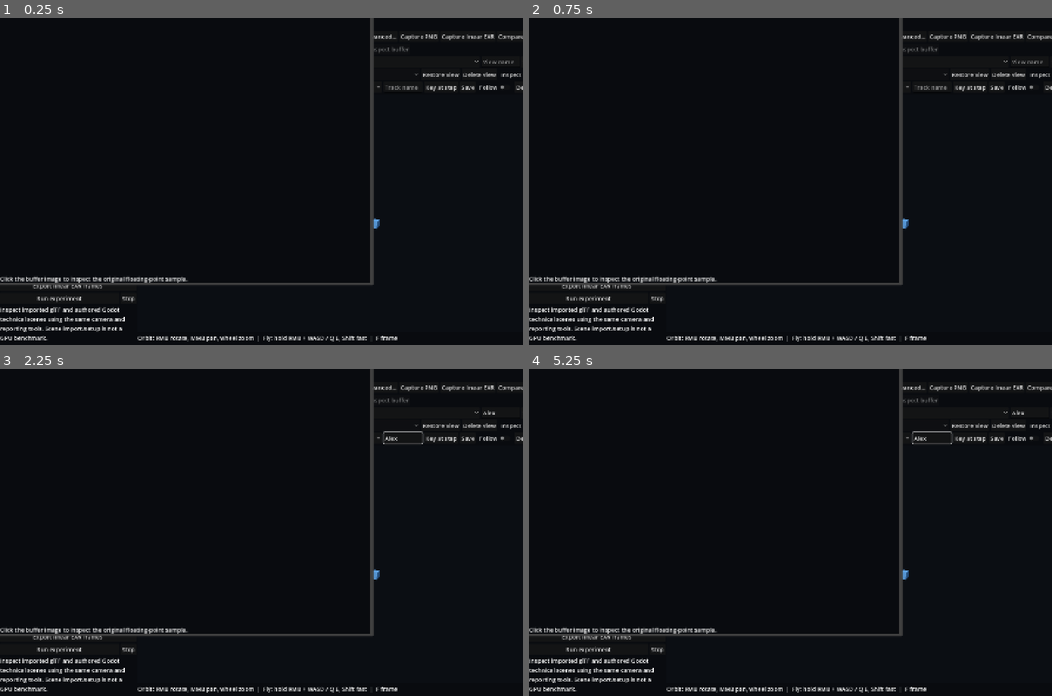
Above: before the commit, frames 1-4 (two rows, left to right).
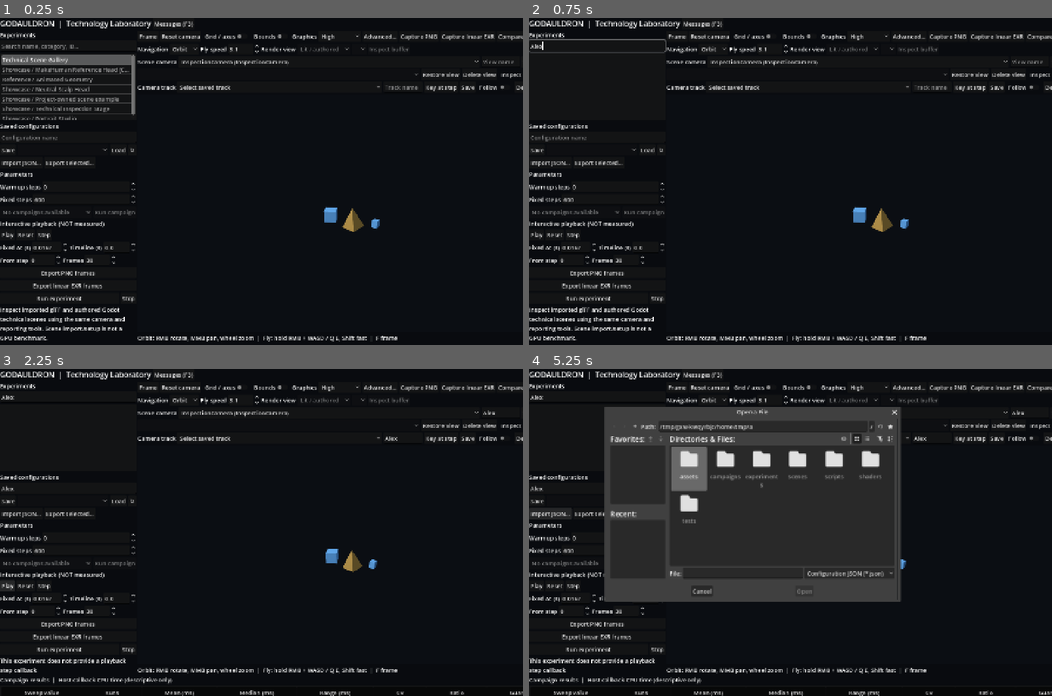
Above: after the commit, the same moments.

Repository: thomthehound/Godauldron
Game: Godot game, scene res://scenes/main.tscn
Same seed, same stepped clock (60 frames per second), same inputs: the game is played once before the commit and once after it.
Inputs (mouse positions are in pixels of both pictures, inside the frame that each line leads up to):
- Up to frame 1 (0.25 s): no input
- Up to frame 2 (0.75 s): click (596, 47) at 0.52 s; type "Alex" at 0.6 s
- Up to frame 3 (2.25 s): click (67, 486) at 0.75 s; type "Alex" at 0.83 s; click (502, 411) at 0.98 s; type "Alex" at 1.07 s; click (402, 437) at 1.27 s; type "Alex" at 1.35 s; click "Play" at 2 s
- Up to frame 4 (5.25 s): click "Play" at 2.75 s; click "Messages (F3)" at 3.5 s; click "↻" at 4.25 s; click "Import JSON…" at 5 s

The runs differ from the first frame. In frame 1, 7.3% of the frame differs, in the area x 0-72%, y 0-82%; in frame 2, 5.0%; in frame 3, 6.9%; in frame 4, 39%, in the area x 0-100%, y 0-100%.

Commit message:
Start native buffer inspector hidden to preserve ordinary benchmarks

Diff:
--- a/scripts/laboratory.gd
+++ b/scripts/laboratory.gd
@@ -476,6 +476,7 @@
 	inspect_buffer.pressed.connect(_inspect_native_buffer)
 	navigation_row.add_child(inspect_buffer)
 	_buffer_window = BufferInspectionWindow.new()
+	_buffer_window.visible = false
 	add_child(_buffer_window)
 	var camera_row := HBoxContainer.new()
 	viewer.add_child(camera_row)
